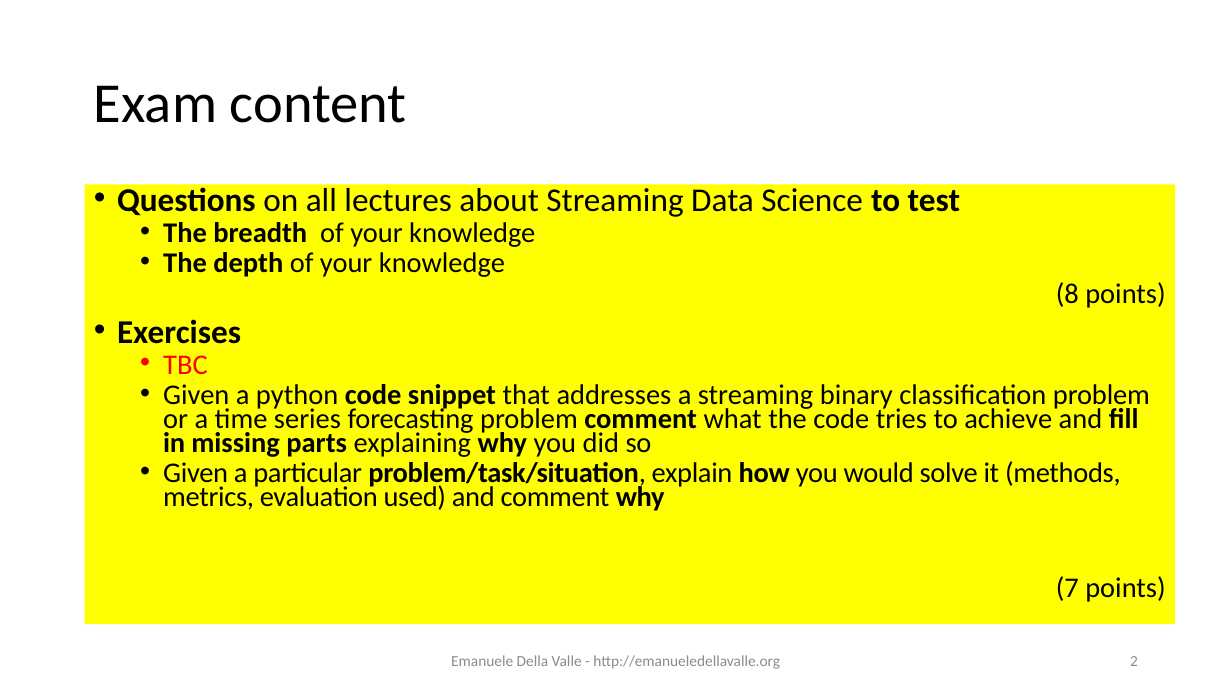
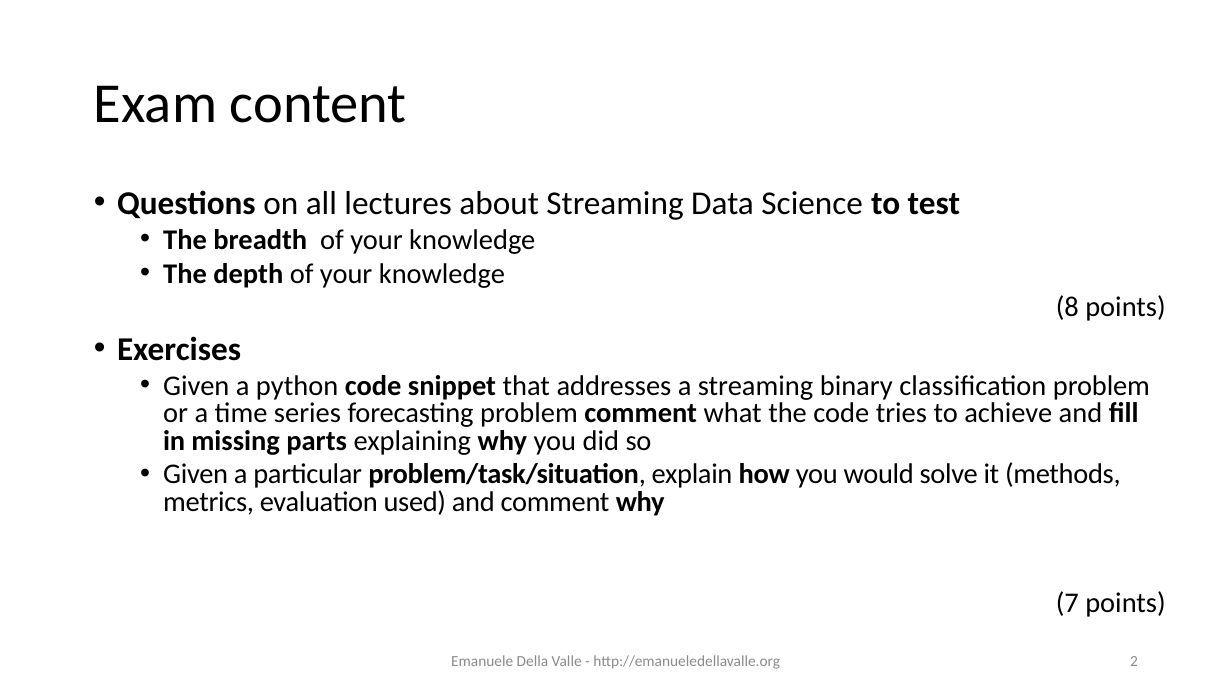
Before and after one commit to eugeniovaretti/streaming-data-analytics, a slide deck: slide 2 of lectures/11_SDS_exam-preview/11_Streaming-Data-Science_exam-preview.pptx. Drawn at 1232x693 pixels with LibreOffice and Linux fonts; fonts in the diff are those of the drawing. Boxes give left, top, right and bottom in pixels: in the first picture for what was removed or moved away, otherwise in the second. Text is boxed around its words. In the diff, an @@ line names an element or a change of style, - is before the commit and + after.

Commit message:
Exam preview update

```diff
--- a/lectures/11_SDS_exam-preview/11_Streaming-Data-Science_exam-preview.pptx
+++ b/lectures/11_SDS_exam-preview/11_Streaming-Data-Science_exam-preview.pptx
@@ text "Questions on all lectures about ...": place and size @@
-text "Questions on all lectures about ..." at box(85, 185, 1176, 625)
+text "Questions on all lectures about ..." at box(117, 190, 1165, 617)
@@ text "Questions on all lectures about ..." at box(117, 190, 1165, 617): line spacing 0.7 to 0.8; fill #FFFF00 to none @@
@@ text at box(163, 355, 207, 374): paragraph removed @@
-  • TBC
```
Also in this commit, not shown: 7 other slides changed, 3 slides added.
